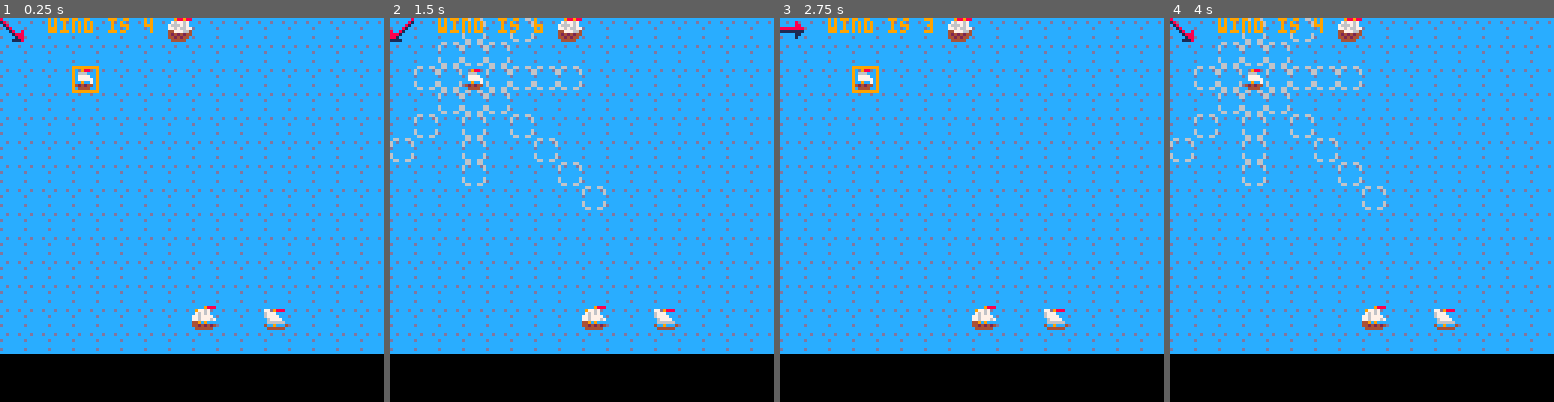
Above: before the commit, frames 1-4 (left to right).
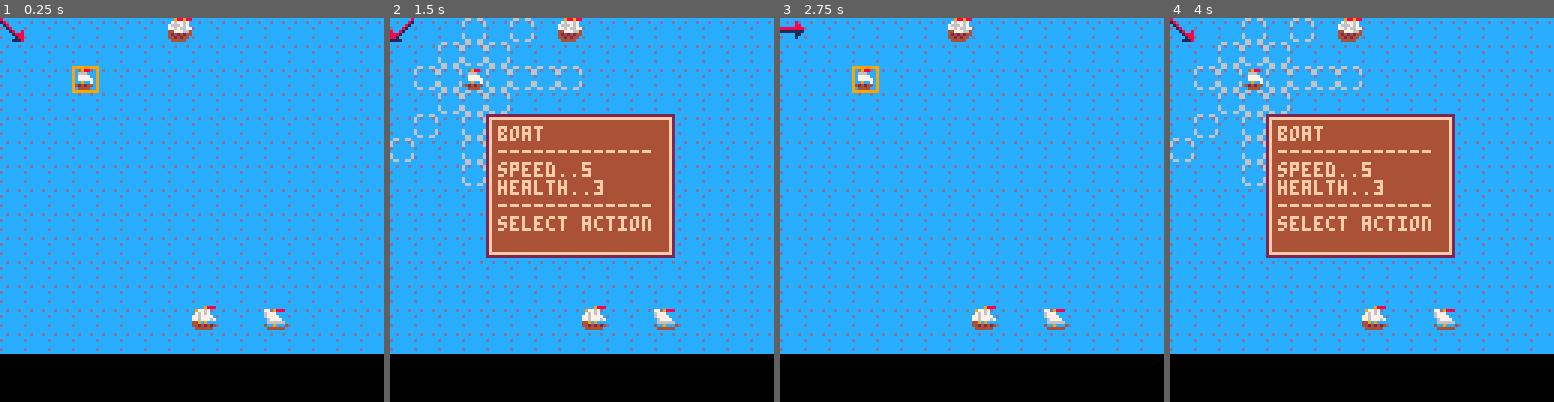
Above: after the commit, the same moments.

Repository: AndreyMakuhin/Admiral
Game: PICO-8 cartridge admiral.p8
Two runs of this game, one before a commit and one after it. Both use one fixed random seed, a clock stepped at 60 frames per second and the inputs below.
Inputs (mouse positions are in pixels of both pictures, inside the frame that each line leads up to):
- Up to frame 1 (0.25 s): no input
- Up to frame 2 (1.5 s): tap X (X key) at 0.33, 1.07 s; click (670, 121) at 0.67 s; tap O (Z key) at 0.7 s; click (436, 267) at 1.22 s
- Up to frame 3 (2.75 s): hold Right 1.6-2.1 s; tap O (Z key) at 1.7, 2.1, 2.5 s; click (887, 114) at 1.77 s; tap X (X key) at 1.85 s; click (952, 259) at 2.32 s; hold Right from 2.47 s (still down)
- Up to frame 4 (4 s): click (1404, 106) at 2.87 s; tap O (Z key) at 2.9, 3.3, 3.7 s; tap X (X key) at 2.97 s; release Right at 3.03 s; hold Left 3.08-3.58 s; click (1465, 256) at 3.42 s; click (1231, 102) at 3.97 s

The runs differ from the first frame. In frame 1, 0.4% of the frame differs, in the area x 12-40%, y 0-4%; in frame 2, 19%, in the area x 12-75%, y 0-63%; in frame 3, 0.4%; in frame 4, 19%.

Commit message:
Starting windows system

Diff:
--- a/admiral.p8
+++ b/admiral.p8
@@ -36,24 +36,37 @@
 
 	----draw wind arrow
 	draw_wind()
-	print("wind is ".. wind,16,0)
+	--print("wind is ".. wind,16,0)
+	drawwndws()
+
 end
 -->8
 --init
 function init_game()
+	names = {"boat",
+										"galera",
+										"fregat",
+										"galeon"
+										}
 	flot = {}
 	for i = 1, 4 do
 		flot[i] = {id = i,
 		x = flr(rnd(15)),
 		y = flr(rnd(13)),
 		spd = 5,
+		hp = 3,
+		name = names[i]
 		}
 	end
-	selected = 1
+	sel = 1
 	wind = flr(rnd(8)) + 1
 	dx8 = {0,1,1,1,0,-1,-1,-1}
 	dy8 = {-1,-1,0,1,1,1,0,-1}
 	turn_cells = {}
+	wndws = {}
+
+	--test windows--
+	--addwnd(32,32,64,64,{"hello","world"})
 end
 -->8
 --update
@@ -63,16 +76,24 @@
 
 function update_select()
 	if btnp(1) then
-		selected += 1
-		if selected > #flot then
-			selected = 1
+		sel += 1
+		if sel > #flot then
+			sel = 1
 		end
 	elseif btnp(0) then
-		selected -= 1
-		if selected < 1 then
-			selected = #flot
+		sel -= 1
+		if sel < 1 then
+			sel = #flot
 		end
 	elseif btnp(4) then
+		ship = flot[sel]
+		addwnd(32,32,63,48,
+		{""..ship.name,
+			"-------------",
+			"speed.."..ship.spd,
+			"health.."..ship.hp,
+			"-------------",
+		"select action"})
 		calc_turn_cells()
 		_upd = update_action_select
 		_drw = draw_action_select
@@ -81,6 +102,7 @@
 
 function update_action_select()
 	if btnp(4) then
+		del(wndws,wndws[#wndws])
 		_upd = update_select
 		_drw = draw_select
 	end
@@ -96,8 +118,8 @@
 end
 
 function draw_select()
-	local x1 = flot[selected].x*8
-	local y1 = flot[selected].y*8
+	local x1 = flot[sel].x*8
+	local y1 = flot[sel].y*8
 	rect(x1,y1,x1+8,y1+8,9)
 end
 
@@ -107,8 +129,8 @@
 
 function draw_action_select()
 	for i = 1,8 do
-	local rx,ry = flot[selected].x,
-															flot[selected].y
+	local rx,ry = flot[sel].x,
+															flot[sel].y
 		for j = 1,turn_cells[i] do
 			rx += dx8[i]
 			ry += dy8[i]
@@ -146,7 +168,7 @@
 -->8
 --tools
 function calc_turn_cells()
-	max_turns = flot[selected].spd
+	max_turns = flot[sel].spd
 	turn_cells[wind] = max_turns
 	for i = 1,4 do
 		max_turns = max(max_turns-1,0)
@@ -158,7 +180,38 @@
 		turn_cells[direct1] = max_turns
 		turn_cells[direct2] = max_turns
 	end
-
+end
+
+function rectfill2(x,y,w,h,c)
+	rectfill(x,y,x+w-1,y+h-1,c)
+end
+-->8
+--ui
+function addwnd(_x,_y,_w,_h,_txt)
+	local w = {x=_x,
+												y=_y,
+												w=_w,
+												h=_h,
+												txt=_txt}
+	add(wndws,w)
+	return w
+end
+
+function drawwndws()
+	for w in all(wndws) do
+		local wx,wy,ww,wh,wtxt = w.x,w.y,w.w,w.h,w.txt
+		rectfill2(wx,wy,ww,wh,2)
+		rectfill2(wx+1,wy+1,ww-2,wh-2,15)
+		rectfill2(wx+2,wy+2,ww-4,wh-4,4)
+
+		wx+=4
+		wy+=4
+		clip(wx,wy,wx+ww-8,wy+wh-8)
+		for i = 1,#wtxt do
+			print(wtxt[i],wx,wy,15)
+			wy+=6
+		end
+	end
 end
 __gfx__
 00000000000000000000000000009888009889880000000000000000000000000000000000000000000000000000000000000000000000000000000000000000
